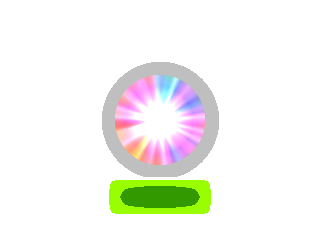
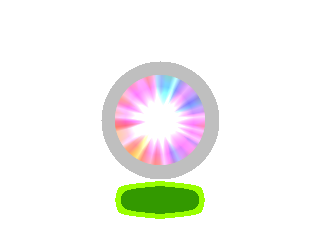
Layered file, before and after one edit (320x240). Changes by layer:
renamed "volume_bg.png copy" to "fg", painted on it over box(109, 75, 211, 219)
painted on "halo" over box(101, 61, 219, 179)
